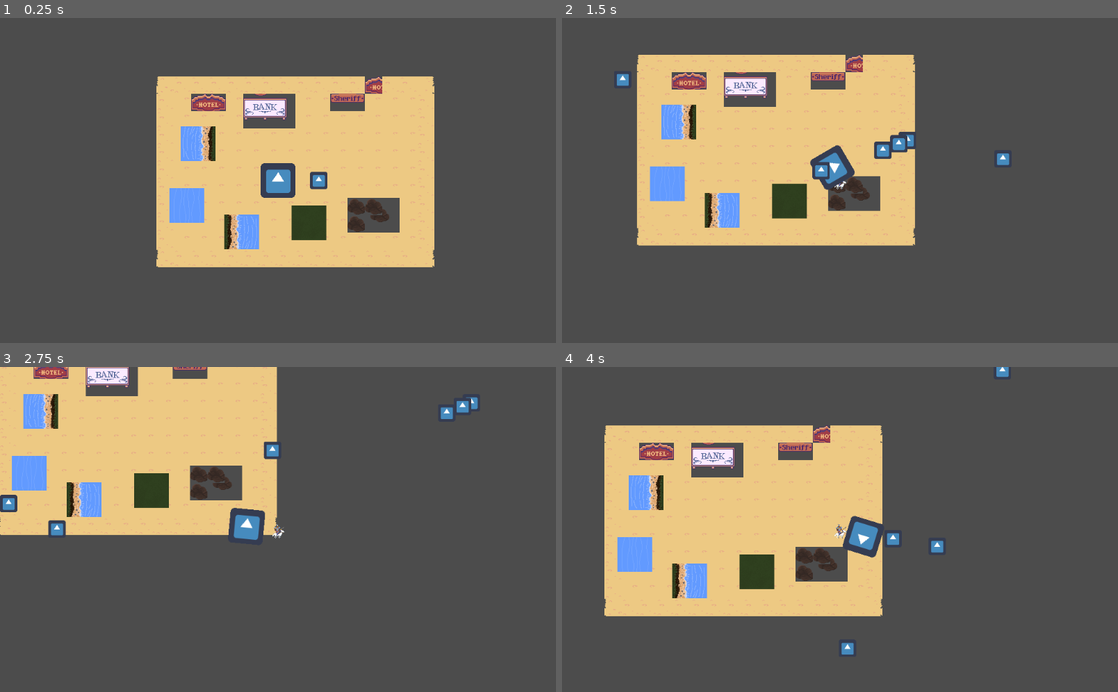
Above: before the commit, frames 1-4 (two rows, left to right).
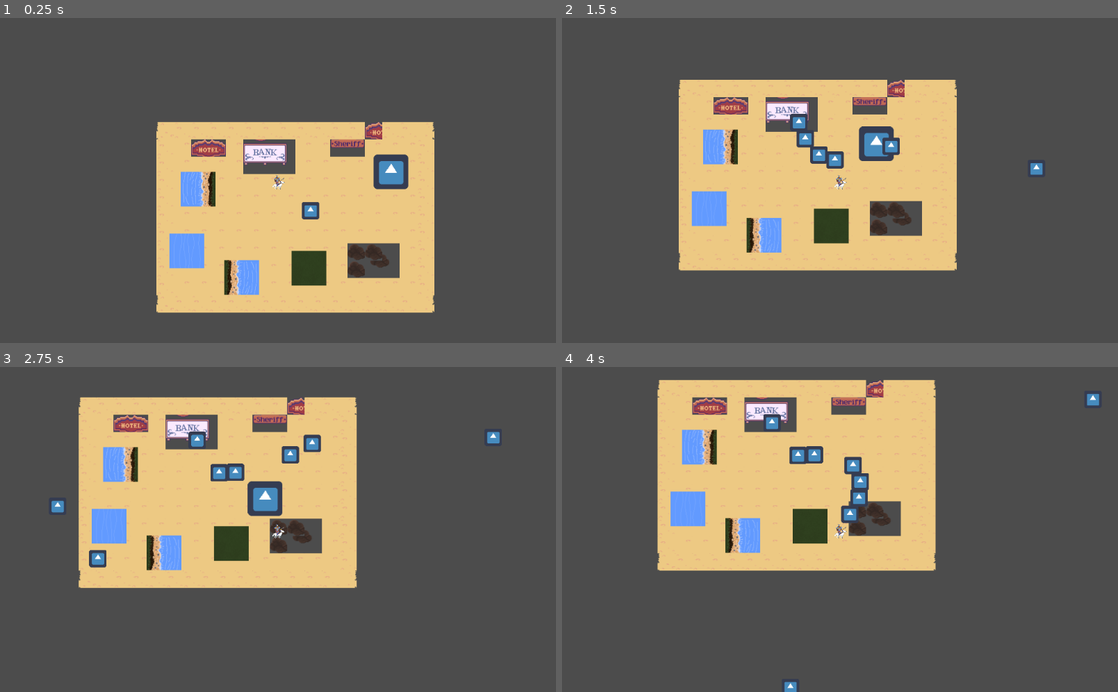
Above: after the commit, the same moments.

Repository: Will-Lerche/Djengis-Khan
Game: Godot game, scene res://scenes/MainScene.tscn
The game is run twice, just before and just after one commit, with the same random seed, the same clock (stepped at 60 frames per second) and the same inputs. The engine's default icon, where the game draws it, is replaced by a stand-in: a white triangle on a blue panel in a dark square.
Inputs (mouse positions are in pixels of both pictures, inside the frame that each line leads up to):
- Up to frame 1 (0.25 s): no input
- Up to frame 2 (1.5 s): tap Enter (ui_accept) at 0.5, 0.6, 0.77, 1.07, 1.35 s; move the mouse to (962, 164) at 0.52 s; hold D (right) 0.53-1.28 s; move the mouse to (728, 196) at 1.27 s; hold S (down) from 1.28 s (still down)
- Up to frame 3 (2.75 s): tap Enter (ui_accept) at 1.52, 1.82, 2.1 s; move the mouse to (333, 458) at 2.02 s; release S (down) at 2.03 s; hold D (right) from 2.03 s (still down)
- Up to frame 4 (4 s): move the mouse to (812, 594) at 2.77 s; release D (right) at 2.78 s; hold W (up) 2.78-3.53 s; tap Enter (ui_accept) at 2.85, 3.02, 3.32, 3.6, 3.77 s; move the mouse to (1006, 578) at 3.52 s; hold A (left) from 3.53 s (still down)

The runs differ from the first frame. In frame 1, 22% of the frame differs, in the area x 28-79%, y 17-91%; in frame 2, 25%; in frame 3, 30%, in the area x 0-90%, y 0-69%; in frame 4, 29%.

Commit message:
Mechanics almsot doe

Diff:
--- a/project.godot
+++ b/project.godot
@@ -7,6 +7,28 @@
 ;   param=value ; assign values to parameters
 
 config_version=4
+
+_global_script_classes=[ {
+"base": "Area2D",
+"class": "Enemy",
+"language": "GDScript",
+"path": "res://scripts/Enemies.gd"
+}, {
+"base": "KinematicBody2D",
+"class": "Player",
+"language": "GDScript",
+"path": "res://scripts/player.gd"
+}, {
+"base": "KinematicBody2D",
+"class": "Projectile",
+"language": "GDScript",
+"path": "res://scripts/Projectiles.gd"
+} ]
+_global_script_class_icons={
+"Enemy": "",
+"Player": "",
+"Projectile": ""
+}
 
 [application]
 
--- a/scenes/Enemies.tscn
+++ b/scenes/Enemies.tscn
@@ -4,12 +4,17 @@
 [ext_resource path="res://icon.png" type="Texture" id=2]
 
 [sub_resource type="RectangleShape2D" id=2]
+extents = Vector2( 32.5, 31.5 )
 
-[node name="Enemies" type="KinematicBody2D"]
+[node name="Enemies" type="Area2D"]
 script = ExtResource( 1 )
 
 [node name="Sprite" type="Sprite" parent="."]
 texture = ExtResource( 2 )
 
 [node name="CollisionShape2D" type="CollisionShape2D" parent="."]
+position = Vector2( 0.5, -0.5 )
 shape = SubResource( 2 )
+
+[connection signal="body_entered" from="." to="." method="_on_Enemies_body_entered"]
+[connection signal="body_exited" from="." to="." method="_on_Enemies_body_exited"]
--- a/scenes/MainScene.tscn
+++ b/scenes/MainScene.tscn
@@ -507,6 +507,7 @@
 [node name="Projectiles" parent="." instance=ExtResource( 8 )]
 
 [node name="Enemies" parent="." instance=ExtResource( 9 )]
+position = Vector2( 223, -101 )
 
 [node name="River" type="Sprite" parent="."]
 position = Vector2( -168, 46 )
--- a/scenes/Projectiles.tscn
+++ b/scenes/Projectiles.tscn
@@ -4,13 +4,14 @@
 [ext_resource path="res://scripts/Projectiles.gd" type="Script" id=2]
 
 [sub_resource type="RectangleShape2D" id=1]
+extents = Vector2( 15, 15 )
 
 [node name="KinematicBody2D" type="KinematicBody2D"]
 script = ExtResource( 2 )
 
 [node name="CollisionShape2D" type="CollisionShape2D" parent="."]
+position = Vector2( -1, 0 )
 shape = SubResource( 1 )
-disabled = true
 
 [node name="Sprite" type="Sprite" parent="."]
 scale = Vector2( 0.5, 0.5 )
--- a/scenes/player.tscn
+++ b/scenes/player.tscn
@@ -11,7 +11,6 @@
 
 [node name="CollisionShape2D" type="CollisionShape2D" parent="."]
 shape = SubResource( 1 )
-disabled = true
 
 [node name="Sprite" type="Sprite" parent="."]
 scale = Vector2( 0.5, 0.5 )
--- a/scripts/Enemies.gd
+++ b/scripts/Enemies.gd
@@ -1,13 +1,45 @@
-extends KinematicBody2D
-export var speed = 150
-var player_position
-var target_position
-onready var player = get_parent().get_node("Player")
+extends Area2D
+class_name Enemy
+
+export var speed = 50
+var hp = 5
+
+var playerContact : Player = null
+
+func take_damage(damage):
+	hp -= damage
+	if hp <= 0:
+		queue_free()
 
 func _physics_process(delta):
-	player_position = player.position
-	target_position = (player_position - position).normalized()
+	var player = get_parent().get_node("Player")
 
-	if position.distance_to(player_position) > 3:
-		move_and_slide(target_position * speed)
-		look_at(player_position)
+	if playerContact != null:
+		playerContact.take_damage(1)
+
+	if player != null:
+		var player_position = player.position
+		var target_position = (player_position - position).normalized()
+
+		if position.distance_to(player_position) > 3:
+			target_position = position - player_position
+			position = position - target_position.normalized()
+
+func get_class():
+	return "Enemy"
+
+
+func _on_Enemies_body_entered(body):
+	if body.get_class() == "Player":
+		playerContact = body
+
+	if body.get_class() == "Projectile":
+		take_damage(1)
+		print("ARGGHHH SIGER ENEMY")
+	pass # Replace with function body.
+
+
+func _on_Enemies_body_exited(body):
+	if body.get_class() == "Player":
+		playerContact = null
+	pass # Replace with function body.
--- a/scripts/Projectiles.gd
+++ b/scripts/Projectiles.gd
@@ -1,7 +1,13 @@
 extends KinematicBody2D
+
+class_name Projectile
 
 var velocity = Vector2(1, 0)
 var speed = 300
 
 func _physics_process(delta):
 	var collision_info = move_and_collide(velocity.normalized() * delta * speed)
+
+
+func get_class():
+	return "Projectile"
--- a/scripts/player.gd
+++ b/scripts/player.gd
@@ -1,20 +1,34 @@
 extends KinematicBody2D
+
+class_name Player
+
 const bulletPath = preload("res://scenes/Projectiles.tscn")
-var velo : Vector2 = Vector2()
+var velo : Vector2= Vector2()
+var speed = 100
 var direction : Vector2 = Vector2()
+var hp = 1000
+const BULLET_SPEED = 500
+const BULLET_DAMAGE = 1
+
 func _process(delta):
 	if Input.is_action_just_pressed("ui_accept"):
 		shoot()
 	$Node2D.look_at(get_global_mouse_position())
+	handle_input()
 func shoot():
-	var bullet = bulletPath.instance()
-
+	var bullet = preload("res://scenes/Projectiles.tscn").instance()
+	var direction = (get_global_mouse_position() - global_position).normalized()
+	bullet.velocity = direction * BULLET_SPEED
 	get_parent().add_child(bullet)
-	bullet.position = $Node2D/Position2D.global_position
+	bullet.global_position = global_position
 
 	bullet.velocity = get_global_mouse_position() - bullet.position
-func read_input():
+
+func handle_input():
+	#print("hej")
+
 	if Input.is_action_pressed("up"):
+		print("Up key pressed")
 		velo.y -= 1
 		direction = Vector2(0, -1)
 	if Input.is_action_pressed("right"):
@@ -27,12 +41,32 @@
 		velo.y += 1
 		direction = Vector2(1, 0)
 
+	if !Input.is_action_pressed("up") and !Input.is_action_pressed("down") and !Input.is_action_pressed("right") and !Input.is_action_pressed("left"):
+		velo = Vector2(0, 0)
+
+
 	velo = velo.normalized()
 
+func take_damage(damage):
+	hp -= damage
+	print("AVVV" + str(hp))
+	if hp <=0:
+		#pass
+		print("take damage metode queue_free")
+		queue_free()
+
 func _physics_process(delta):
-	read_input()
-	move_and_slide(velo * 200)
-	velo = Vector2.ZERO
-	for i in get_slide_count():
-		var collision = get_slide_collision(i)
-		get_tree().change_scene("res://scenes/Level 1.tscn")
+	handle_input()
+	var collision = move_and_collide(velo * delta * speed)
+	if collision:
+
+		#queue_free()
+		var collider = collision.collider
+		print("collider er ",collider.get_class())
+		if collider.get_class() == "Enemy":
+			take_damage(BULLET_DAMAGE)
+		#if collider.has_method("take_damage"):
+		#	collider.take_damage(BULLET_DAMAGE)
+
+func get_class():
+	return "Player"
